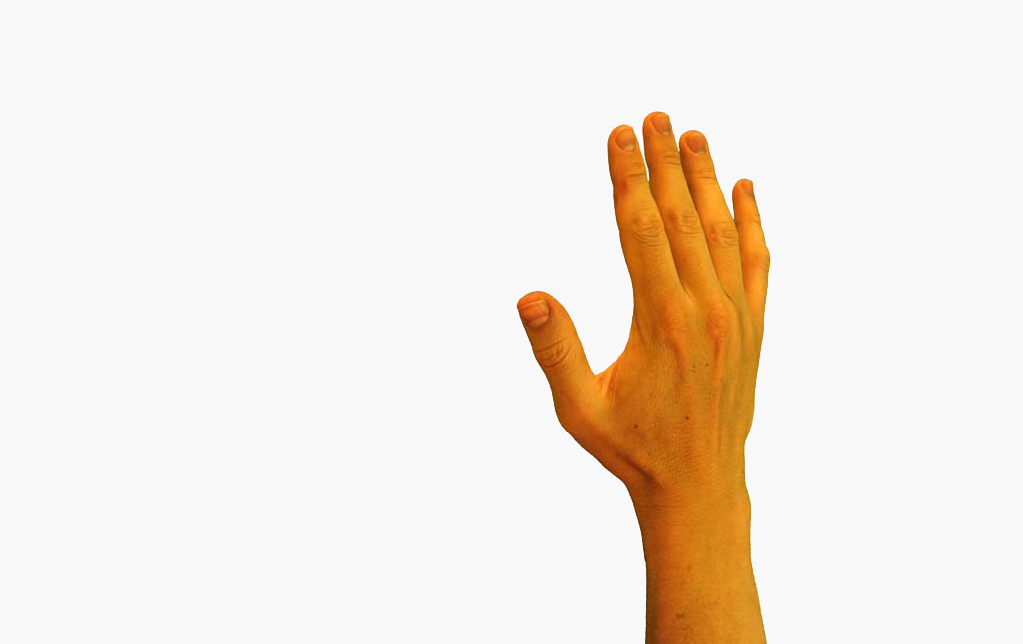
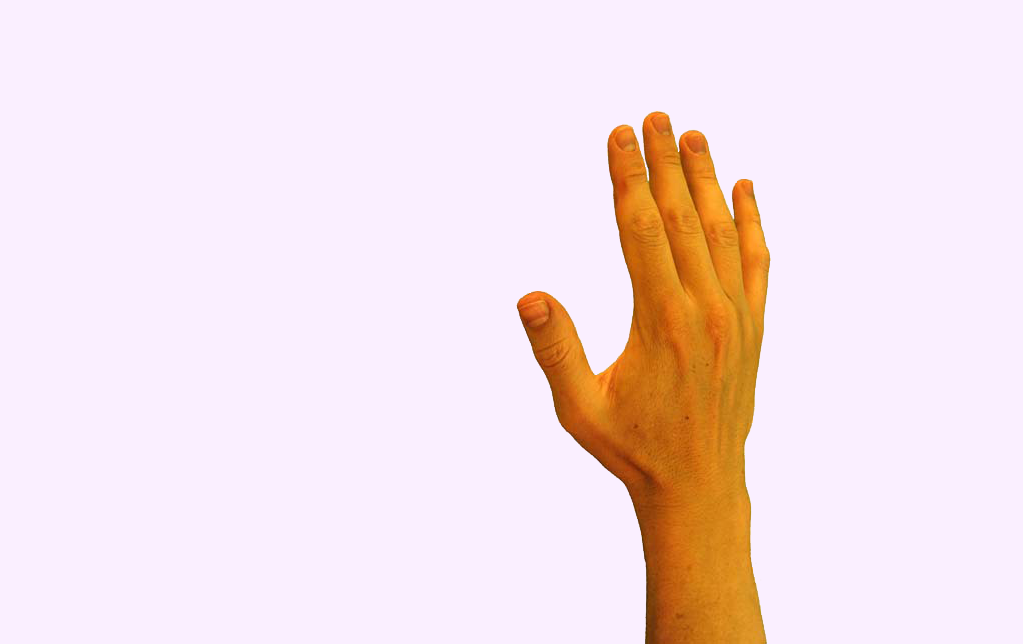
Comparing the layer stacks of the two 1023 x 644 images. Changes:
painted on "Layer 0" over [519, 110, 772, 605]
added layer "Color Fill 3" above "Layer 1" over [0, 0, 1023, 644]
hid "Layer 1" over [0, 0, 1023, 644]
